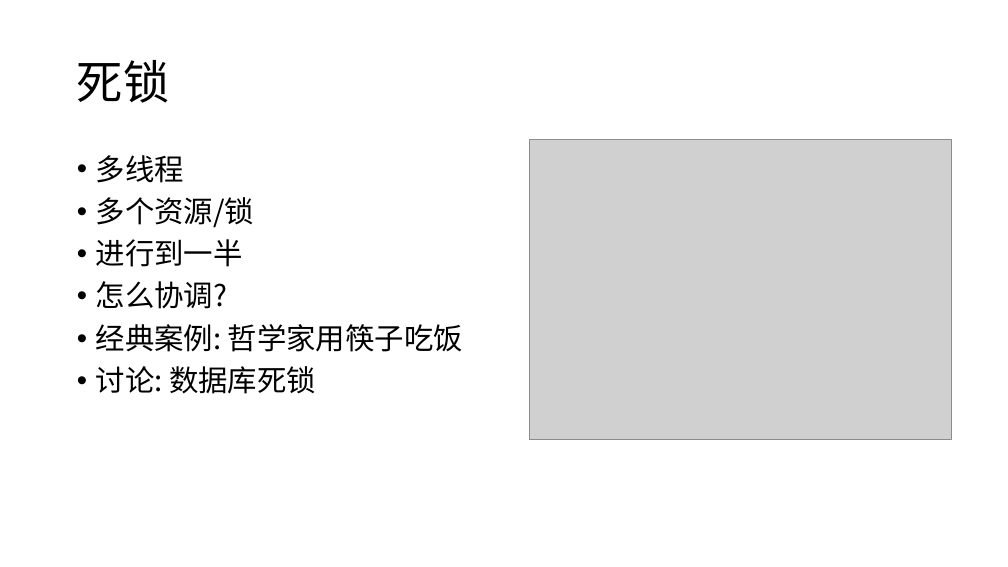
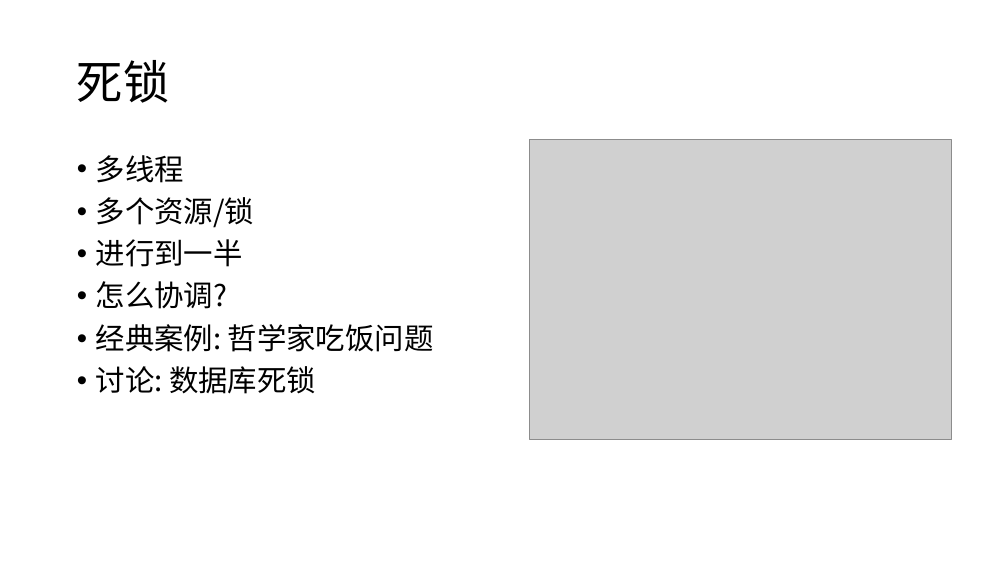
Before and after one commit to cncounter/translation, a slide deck: slide 13 of tiemao_2019/25_jvm_toc/03.JMM与线程安全.pptx (slide 12 before the commit). Drawn at 1008x567 pixels with LibreOffice and Linux fonts; fonts in the diff are those of the drawing; grey boxes stand for pictures. Boxes give left, top, right and bottom in pixels: in the first picture for what was removed or moved away, otherwise in the second. Text is boxed around its words. In the diff, an @@ line names an element or a change of style, - is before the commit and + after.

```diff
--- a/tiemao_2019/25_jvm_toc/03.JMM与线程安全.pptx
+++ b/tiemao_2019/25_jvm_toc/03.JMM与线程安全.pptx
@@ text at (96, 324, 434, 352): text changed @@
-• 经典案例: 哲学家用筷子吃饭
+• 经典案例: 哲学家吃饭问题
```
Also in this commit, not shown: 10 other slides changed, 1 slide added, 3 other files.
